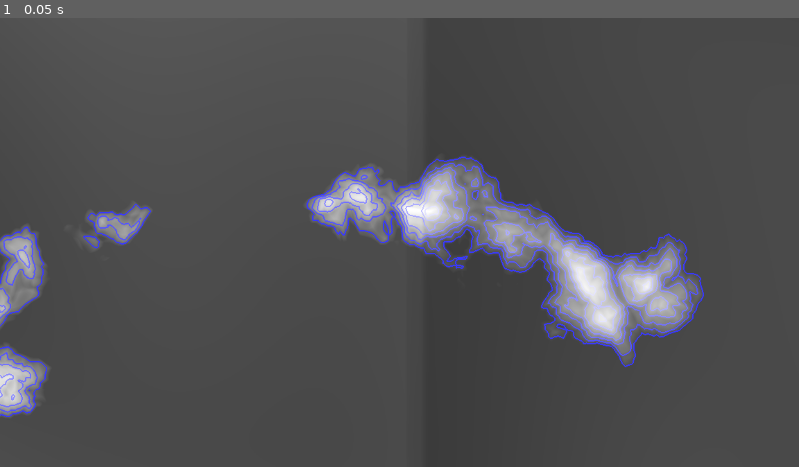
Above: before the commit, frame 1.
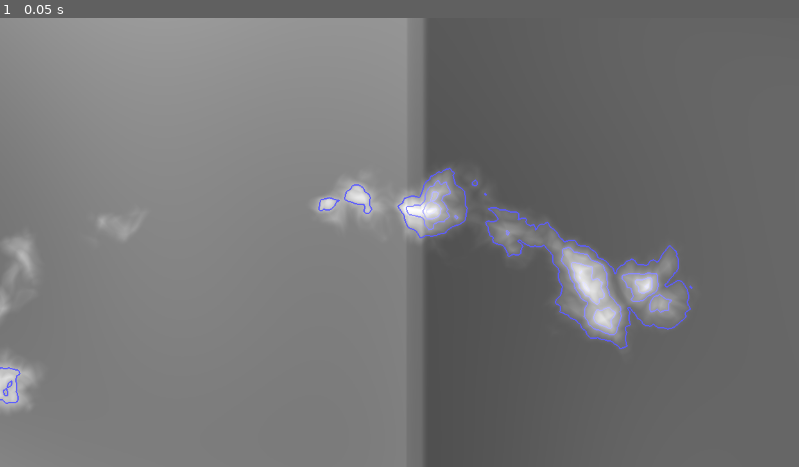
Above: after the commit, the same moment.

Repository: 100-Devs-1-Game/UndeadReckoning
Game: Godot game, scene res://test/map_test.tscn
Same seed, same stepped clock (60 frames per second), same inputs: the game is played once before the commit and once after it.
Inputs:
- Up to frame 1 (0.05 s): no input

The runs differ from the first frame. In frame 1, 84% of the frame differs, in the area x 0-100%, y 0-100%.

Commit message:
Update new_terrain_generator.gd

Diff:
--- a/src/terrain/new_terrain_generator.gd
+++ b/src/terrain/new_terrain_generator.gd
@@ -18,10 +18,11 @@
 func get_height_at(pos: Vector2)-> float:
 	var height: float= noise_height.get_noise_2dv(pos * base_noise_scale)
 	height= remap(height, -1.0, 1.0, min_height, max_height)
-	#var height: float= 0.0
+	#var height: float= randf() * 200
 
 	var mountains: float= noise_mountains.get_noise_2dv(pos * base_mountain_scale)
 	if mountains > mountains_threshold:
-		height= lerp(height, mountain_max_height, remap(mountains, mountains_threshold, 1.0, 0.0, 1.0))
+		var mountain_factor: float= remap(mountains, mountains_threshold, 1.0, 0.0, 1.0)
+		height= lerp(height, mountain_max_height, pow(mountain_factor, 2))
 
 	return height
